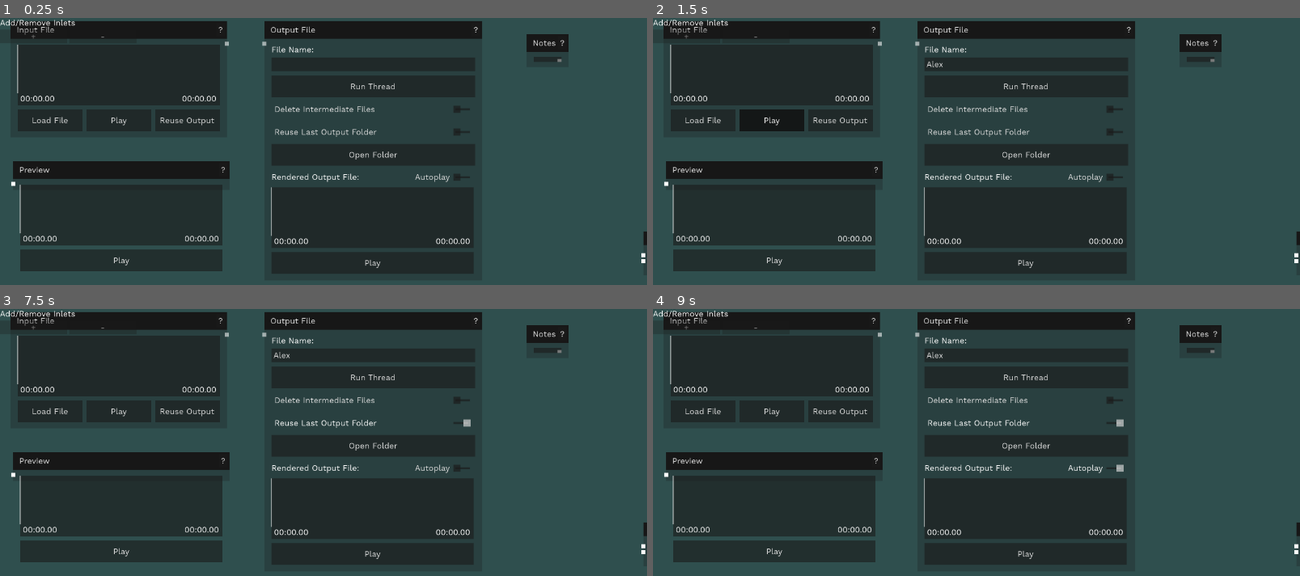
Above: before the commit, frames 1-4 (two rows, left to right).
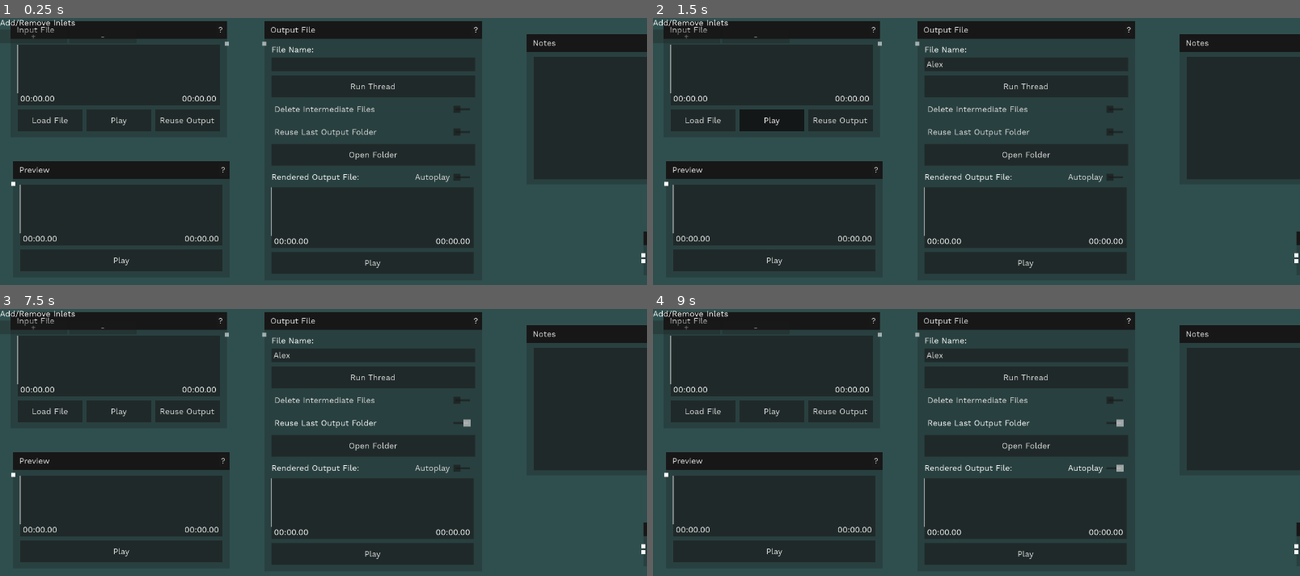
Above: after the commit, the same moments.

Repository: meefs/SoundThread
Game: Godot game, scene res://scenes/Nodes/addremoveinlets.tscn
Same seed, same stepped clock (60 frames per second), same inputs: the game is played once before the commit and once after it. This scene is started directly instead of the project's main scene.
Inputs (mouse positions are in pixels of both pictures, inside the frame that each line leads up to):
- Up to frame 1 (0.25 s): no input
- Up to frame 2 (1.5 s): click (1028, 63) at 0.52 s; type "Alex" at 0.6 s; click "Play" at 1.25 s
- Up to frame 3 (7.5 s): click "Play" at 2 s; click "?" at 2.75 s; click "Reuse Output" at 3.5 s; click (116, 359) at 4.27 s; click "?" at 5 s; click "?" at 5.75 s; click "Run Thread" at 6.5 s; click "Reuse Last Output Folder" at 7.25 s
- Up to frame 4 (9 s): click "Open Folder" at 8 s; click "Autoplay" at 8.75 s

The runs differ from the first frame. In frame 1, 8.6% of the frame differs, in the area x 82-100%, y 6-61%; in frame 2, 8.6%; in frame 3, 8.6%; in frame 4, 8.6%.
Error in both runs: Attempt to call function 'get_length' in base 'null instance' on a null instance. (res://scenes/Nodes/audioplayer.gd:228)

Commit message:
added saving and loading for dynamically created inlets

Diff:
--- a/scenes/Nodes/addremoveinlets.gd
+++ b/scenes/Nodes/addremoveinlets.gd
@@ -16,12 +16,14 @@
 func _on_add_inlet_button_button_down() -> void:
 	add_inlet.emit()
 	current_inlet_count += 1
+	set_meta("inlet_count", current_inlet_count)
 	check_buttons()
 
 
 func _on_remove_inlet_button_button_down() -> void:
 	remove_inlet.emit()
 	current_inlet_count -= 1
+	set_meta("inlet_count", current_inlet_count)
 	check_buttons()
 
 func check_buttons():
@@ -34,3 +36,14 @@
 		$VBoxContainer/HBoxContainer/RemoveInletButton.disabled = true
 	else:
 		$VBoxContainer/HBoxContainer/RemoveInletButton.disabled = false
+
+func restore_inlets():
+	print("current meta for inlet count is " + str(get_meta("inlet_count")))
+	var restore_inlet_count = get_meta("inlet_count")
+	while restore_inlet_count > current_inlet_count:
+		_on_add_inlet_button_button_down()
+
+	while restore_inlet_count < current_inlet_count:
+		_on_remove_inlet_button_button_down()
+
+	print("current inlet count is " + str(current_inlet_count))
--- a/scenes/Nodes/node_logic.gd
+++ b/scenes/Nodes/node_logic.gd
@@ -18,7 +18,7 @@
 	btn.connect("pressed", Callable(self, "_open_help")) #pass key (process name) when button is pressed
 	titlebar.add_child(btn)
 	await get_tree().process_frame
-	reset_size()
+	#reset_size()
 
 	if self.has_node("addremoveinlets"):
 		var addremove = self.get_node("addremoveinlets")
--- a/scenes/main/scripts/save_load.gd
+++ b/scenes/main/scripts/save_load.gd
@@ -44,6 +44,7 @@
 				"command": node.get_meta("command"),
 				"offset": { "x": offset.x, "y": offset.y },
 				"slider_values": {},
+				"addremoveinlets":{},
 				"notes": {},
 				"checkbutton_states": {},
 				"optionbutton_values": {}
@@ -61,6 +62,11 @@
 				}
 				for key in child.get_meta_list():
 					node_data["slider_values"][path_str]["meta"][str(key)] = child.get_meta(key)
+
+			#save add remove inlet meta data
+			if node.has_node("addremoveinlets"):
+				if node.get_node("addremoveinlets").has_meta("inlet_count"):
+					node_data["addremoveinlets"]["inlet_count"] = node.get_node("addremoveinlets").get_meta("inlet_count")
 
 			# Save notes from CodeEdit children
 			for child in node.find_children("*", "CodeEdit", true, false):
@@ -191,6 +197,15 @@
 				if optionbutton and (optionbutton is OptionButton):
 					optionbutton.selected = node_data["optionbutton_values"][optionbutton_name]
 
+		#restore dynamic inlets
+		if node_data.has("addremoveinlets") and new_node.has_node("addremoveinlets"):
+			print("restoring inlets")
+			var addremoveinlets = new_node.get_node("addremoveinlets")
+			addremoveinlets.set_meta("inlet_count", node_data["addremoveinlets"]["inlet_count"])
+			await get_tree().process_frame
+			addremoveinlets.restore_inlets()
+
+
 		register_input.call(new_node)
 
 	# Recreate connections
